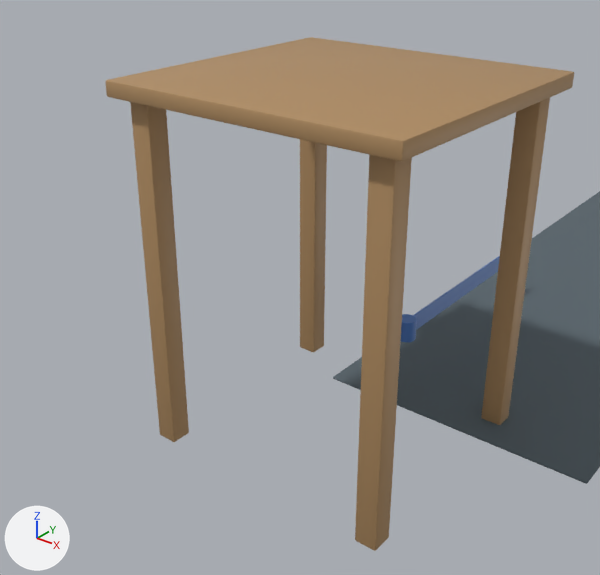
A saved change to the glTF model app/modelos/b/dorsal_banda.glb.
Both versions are drawn from a camera (50 mm lens) standing at (0.672, -2.807, 1.04) and looking at (-0.38, -1.492, 0.225). The lights are fixed; the arrows at lower left show +X, +Y and +Z. The picture after the commit comes second. Where no turn or scale is listed for an object, it has been applied to the vertices. Vertices at exactly the same position are counted once.

In view in the first picture: 'banda_cinta', 'esterilla', 'mesa' and 1 more.
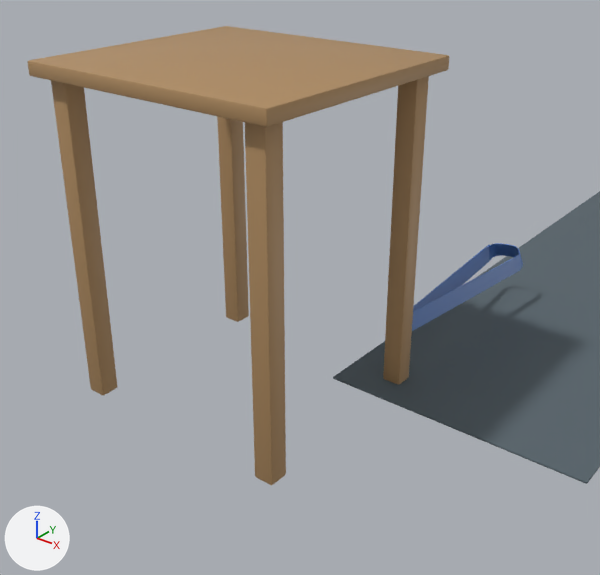
The change, as a diff of the scene's bpy script:
```diff
--- a/app/modelos/b/dorsal_banda.glb.py
+++ b/app/modelos/b/dorsal_banda.glb.py
@@ me_banda @@
 # used by ob_banda_cinta; location = (0.0, 0.0, 0.0)
-me_banda.from_pydata(...)  # 100 vertices, 196 faces; spans x -0.185..-0.183, y -1.347..-0.797, z 0.103..0.148
+me_banda.from_pydata(...)  # 196 vertices, 392 faces; spans x -0.241..-0.141, y -1.388..-0.803, z 0.101..0.163
+# me_banda part 1: 100 vertices removed from x -0.185..-0.183, y -1.347..-0.797, z 0.103..0.148; 196 vertices added at x -0.241..-0.141, y -1.388..-0.803, z 0.101..0.163
 me_banda.materials.append(mat_prop_band)
@@ me_mesa @@
 # used by ob_mesa; location = (0.0, 0.0, 0.0)
-me_mesa.from_pydata(...)  # 280 vertices, 540 faces; spans x -0.484..0.116, y -1.897..-1.327, z 0.0..0.74
+me_mesa.from_pydata(...)  # 280 vertices, 540 faces; spans x -0.737..-0.137, y -1.875..-1.325, z 0.0..0.74
+# me_mesa part 2: the loose piece of 56 vertices spanning x -0.484..0.116, y -1.897..-1.327, z 0.71..0.74 is scaled about its middle by (1, 0.965, 1), then moved by (-0.253, 0.011, 0.0)
+# me_mesa part 3: the loose piece of 56 vertices spanning x -0.457..-0.412, y -1.869..-1.824, z 0.0..0.71 is moved by (-0.253, 0.021, 0.0)
+# me_mesa part 4: the loose piece of 56 vertices spanning x -0.457..-0.412, y -1.399..-1.354, z 0.0..0.71 is moved by (-0.253, 0.001, 0.0)
+# me_mesa part 5: the loose piece of 56 vertices spanning x 0.043..0.088, y -1.869..-1.824, z 0.0..0.71 is moved by (-0.253, 0.021, 0.0)
+# me_mesa part 6: the loose piece of 56 vertices spanning x 0.043..0.088, y -1.399..-1.354, z 0.0..0.71 is moved by (-0.253, 0.001, 0.0)
 me_mesa.materials.append(mat_prop_wood)
```

Where the change shows, as pixel boxes (x1, y1, x2, y2) in the pictures (600 x 575 px; the box of a moved part takes in the faces that stretch with it):
'mesa', reshaped (10% narrower, 11% shorter): before (105, 37, 574, 551); after (28, 26, 449, 485)
'banda_cinta', reshaped: before (413, 256, 500, 330); after (412, 243, 523, 331)
part 2 of me_mesa, moved or reshaped: before (105, 37, 574, 162); after (28, 26, 449, 127)
part 3 of me_mesa, moved or reshaped: before (130, 102, 189, 442); after (51, 80, 118, 395)
part 4 of me_mesa, moved or reshaped: before (300, 139, 327, 352); after (217, 116, 249, 322)
part 5 of me_mesa, moved or reshaped: before (355, 155, 412, 551); after (245, 122, 286, 485)
part 6 of me_mesa, moved or reshaped: before (481, 98, 550, 425); after (383, 76, 429, 385)
